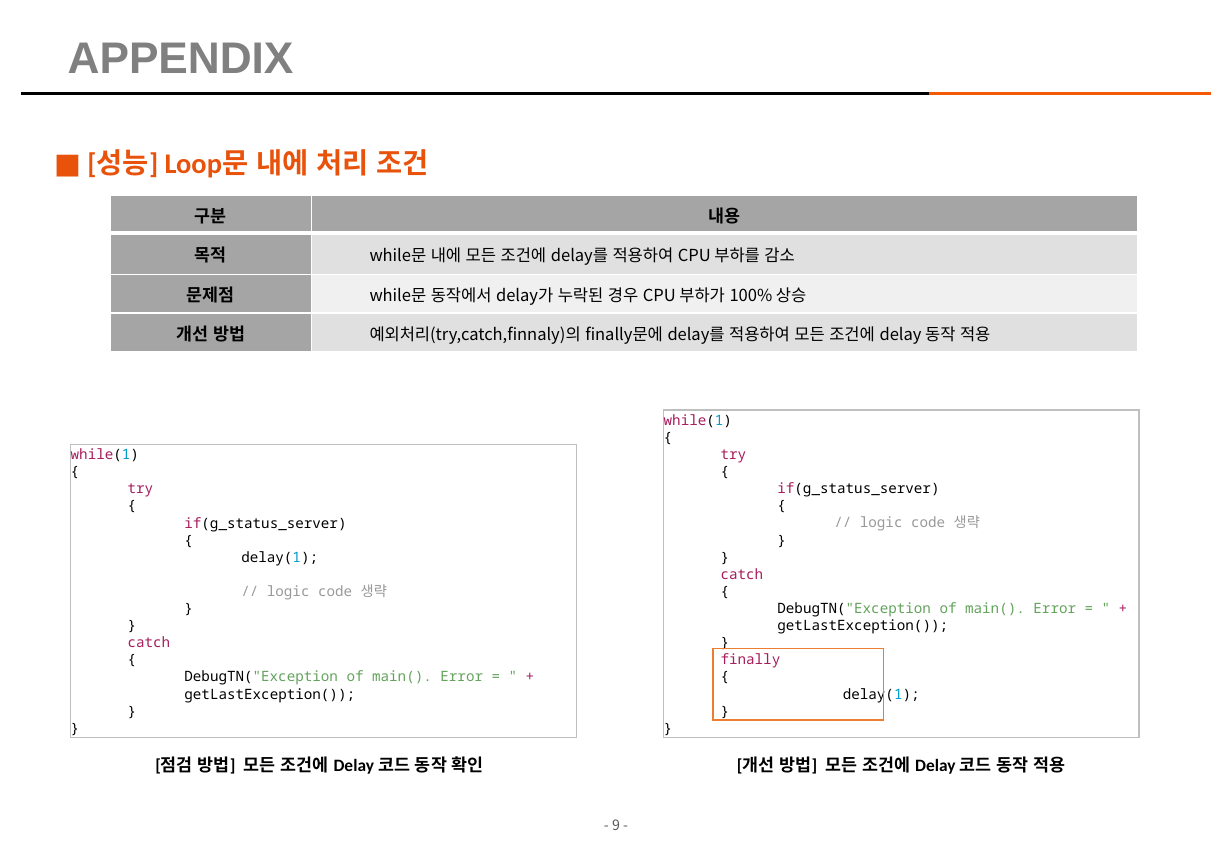
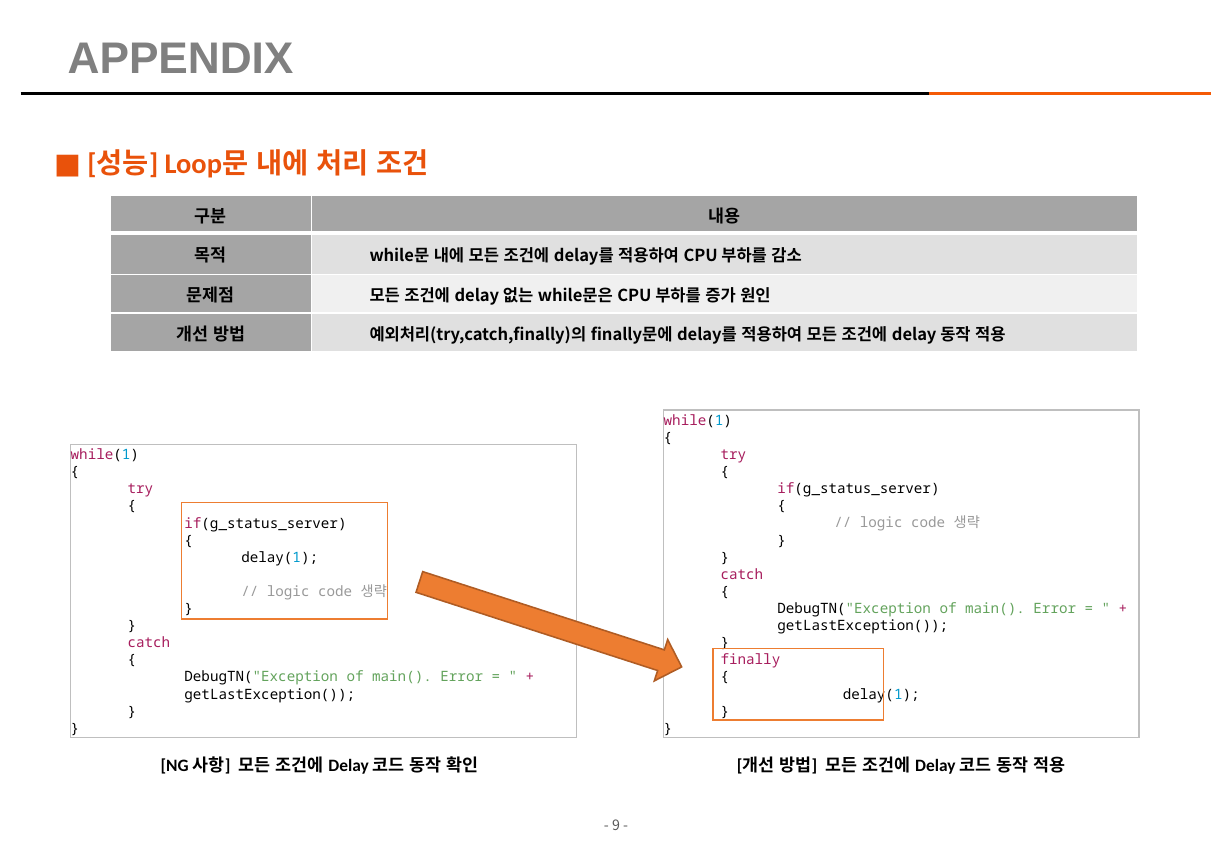
Before and after one commit to kimhopepa/PythonPjt, a slide deck: slide 9 of CodeReviewTool/doc/CodeReview_점검_Tool_매뉴얼.pptx. Drawn at 1232x853 pixels with LibreOffice and Linux fonts; fonts in the diff are those of the drawing; background and template pictures are left out. Boxes give left, top, right and bottom in pixels: in the first picture for what was removed or moved away, otherwise in the second. Text is boxed around its words. In the diff, an @@ line names an element or a change of style, - is before the commit and + after.

```diff
--- a/CodeReviewTool/doc/CodeReview_점검_Tool_매뉴얼.pptx
+++ b/CodeReviewTool/doc/CodeReview_점검_Tool_매뉴얼.pptx
@@ table at (110,195,1138,352) @@
-row 3, column 2: while문 동작에서 delay가 누락된 경우 CPU 부하가 100% 상승
+row 3, column 2: 모든 조건에 delay 없는 while문은 CPU 부하를 증가 원인
-row 4, column 2: 예외처리(try,catch,finnaly)의 finally문에 delay를 적용하여 모든 조건에 delay 동작 적용
+row 4, column 2: 예외처리(try,catch,finally)의 finally문에 delay를 적용하여 모든 조건에 delay 동작 적용
@@ bold on in "while문 내에 모든 조건에 delay를 적용하여 CPU ..." @@
@@ rectangle added at (182,503,388,619), outline #ED7D31 1 pt @@
@@ right arrow added at (413,562,688,687), fill #ED7D31, outline #AF5C24 1 pt @@
@@ text at (161,756,479,774): text changed @@
-[점검 방법] 모든 조건에 Delay 코드 동작 확인
+[NG 사항] 모든 조건에 Delay 코드 동작 확인
```
Also in this commit, not shown: 6 other slides changed, 1 slide added, 2 other files.
